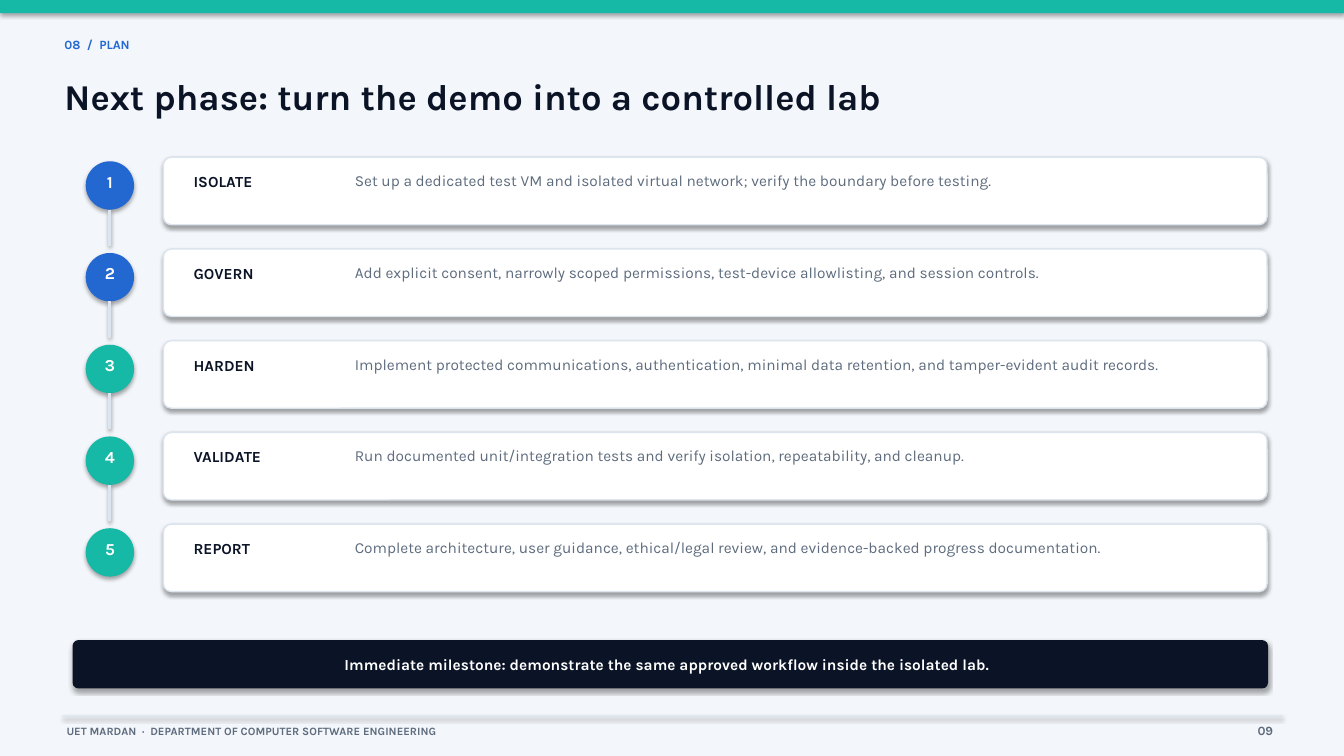
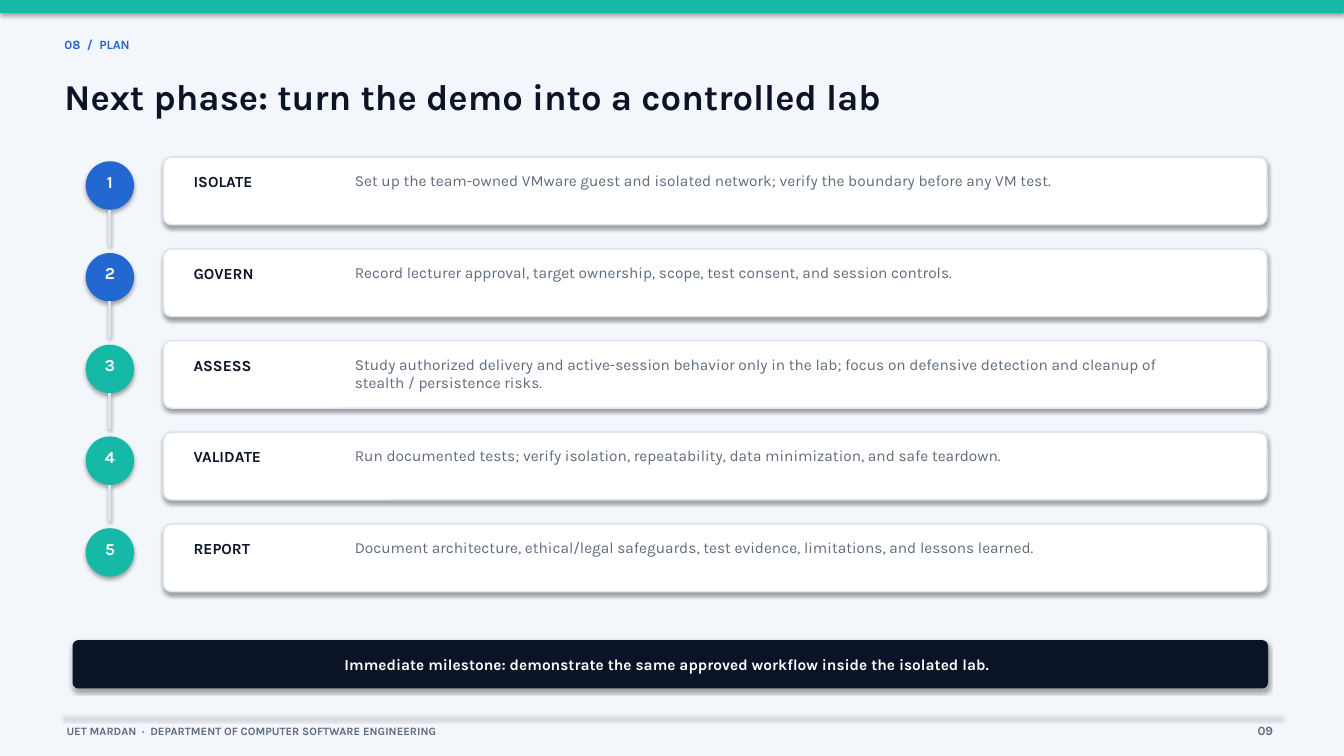
Before and after one commit to Zainullahwardag/Chatbot, a slide deck: slide 9 of deliverables/FYP_First_Progress_Report.pptx. Drawn at 1344x756 pixels with LibreOffice and Linux fonts; fonts in the diff are those of the drawing. Boxes give left, top, right and bottom in pixels: in the first picture for what was removed or moved away, otherwise in the second. Text is boxed around its words. In the diff, an @@ line names an element or a change of style, - is before the commit and + after.

Commit message:
Update progress report for supervised VMware lab scope

```diff
--- a/deliverables/FYP_First_Progress_Report.pptx
+++ b/deliverables/FYP_First_Progress_Report.pptx
@@ text at (x1=355, y1=175, x2=1050, y2=190): text changed @@
-Set up a dedicated test VM and isolated virtual network; verify the boundary before testing.
+Set up the team-owned VMware guest and isolated network; verify the boundary before any VM test.
@@ text at (x1=355, y1=267, x2=952, y2=282): text changed @@
-Add explicit consent, narrowly scoped permissions, test-device allowlisting, and session controls.
+Record lecturer approval, target ownership, scope, test consent, and session controls.
@@ text at (x1=355, y1=359, x2=1156, y2=392): text changed @@
-Implement protected communications, authentication, minimal data retention, and tamper-evident audit records.
+Study authorized delivery and active-session behavior only in the lab; focus on defensive detection and cleanup of stealth / persistence risks.
@@ text at (x1=194, y1=360, x2=252, y2=372): text changed @@
-HARDEN
+ASSESS
@@ text at (x1=355, y1=450, x2=1001, y2=465): text changed @@
-Run documented unit/integration tests and verify isolation, repeatability, and cleanup.
+Run documented tests; verify isolation, repeatability, data minimization, and safe teardown.
@@ text at (x1=355, y1=541, x2=1033, y2=557): text changed @@
-Complete architecture, user guidance, ethical/legal review, and evidence-backed progress documentation.
+Document architecture, ethical/legal safeguards, test evidence, limitations, and lessons learned.
```
Also in this commit, not shown: 6 other slides changed.
